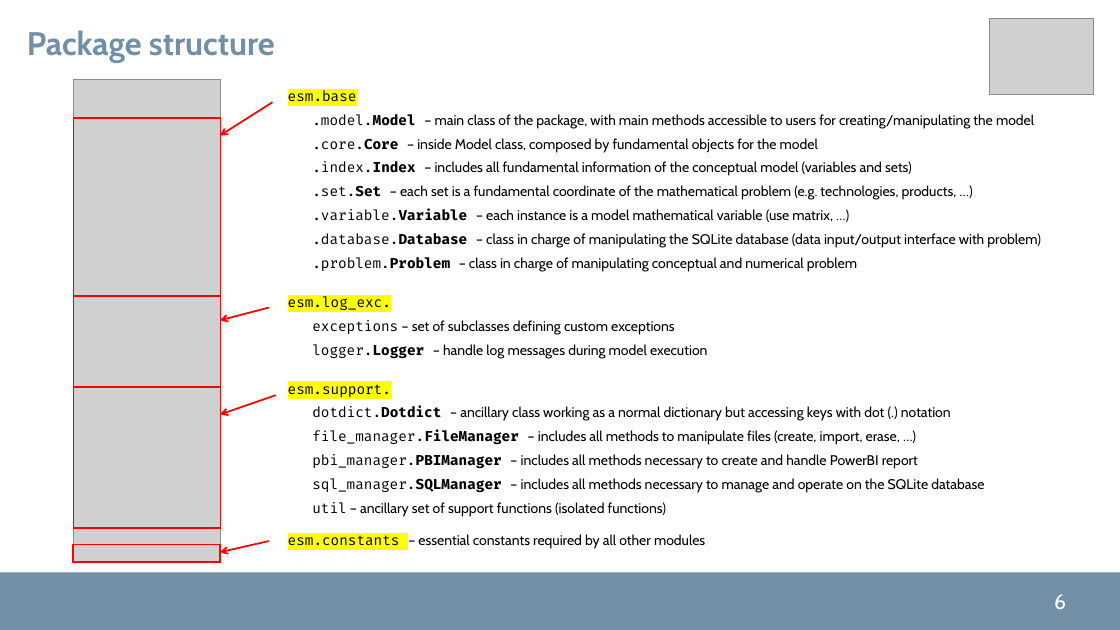
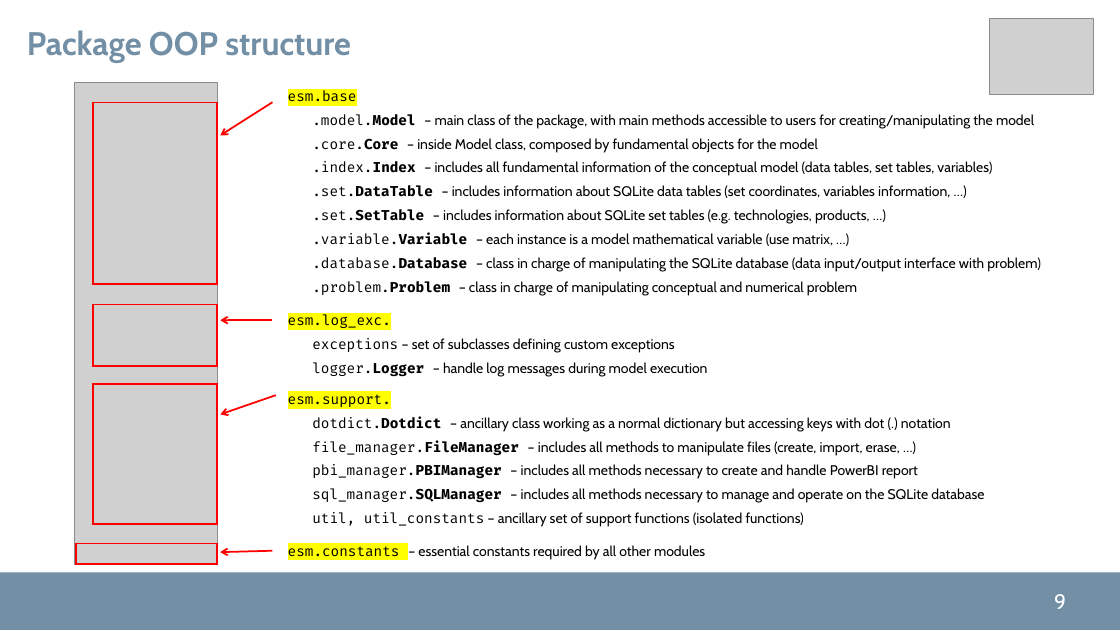
Before and after one commit to pyESM-project/pyesm, a slide deck: slide 9 of doc/pyesm.pptx (slide 6 before the commit). Drawn at 1120x630 pixels with LibreOffice and Linux fonts; fonts in the diff are those of the drawing; grey boxes stand for pictures; background and template pictures are left out. Boxes give left, top, right and bottom in pixels: in the first picture for what was removed or moved away, otherwise in the second. Text is boxed around its words. In the diff, an @@ line names an element or a change of style, - is before the commit and + after.

Commit message:
Advances in preparing the package ppt presentation in doc\.

```diff
--- a/doc/pyesm.pptx
+++ b/doc/pyesm.pptx
@@ text at [27,30,351,63]: text changed @@
-Package structure
+Package OOP structure
@@ picture: place and size @@
-picture at [73,79,220,562]
+picture at [75,83,217,565]
@@ rectangle: place and size @@
-rectangle at [73,118,220,297]
+rectangle at [93,103,217,284]
@@ text at [312,161,992,224]: text changed @@
-.index.Index – includes all fundamental information of the conceptual model (variables and sets)
-.set.Set – each set is a fundamental coordinate of the mathematical problem (e.g. technologies, products, …)
+.index.Index – includes all fundamental information of the conceptual model (data tables, set tables, variables)
+.set.DataTable – includes information about SQLite data tables (set coordinates, variables information, …)
+.set.SetTable – includes information about SQLite set tables (e.g. technologies, products, …)
@@ rectangle: place and size @@
-rectangle at [73,296,220,387]
+rectangle at [93,305,217,367]
@@ arrow moved from (269, 308) - (220, 320) to (272, 320) - (220, 320) @@
@@ text "esm.log_exc.": place and size @@
-text "esm.log_exc." at [288,296,707,359]
+text "esm.log_exc." at [288,314,707,377]
@@ rectangle: place and size @@
-rectangle at [73,387,220,528]
+rectangle at [93,384,217,524]
@@ text "esm.support.": place and size @@
-text "esm.support." at [288,384,984,517]
+text "esm.support." at [288,394,984,527]
@@ text "esm.constants – essential constants required ...": place and size @@
-text "esm.constants – essential constants required ..." at [288,534,705,549]
+text "esm.constants – essential constants required ..." at [288,545,705,560]
@@ text at [312,512,804,527]: text changed @@
-util – ancillary set of support functions (isolated functions)
+util, util_constants – ancillary set of support functions (isolated functions)
@@ arrow moved from (269, 541) - (220, 552) to (272, 551) - (220, 552) @@
@@ page number at [1054,594,1066,609]: text changed @@
-6
+9
```
Also in this commit, not shown: 6 other slides changed, 1 slide added.
